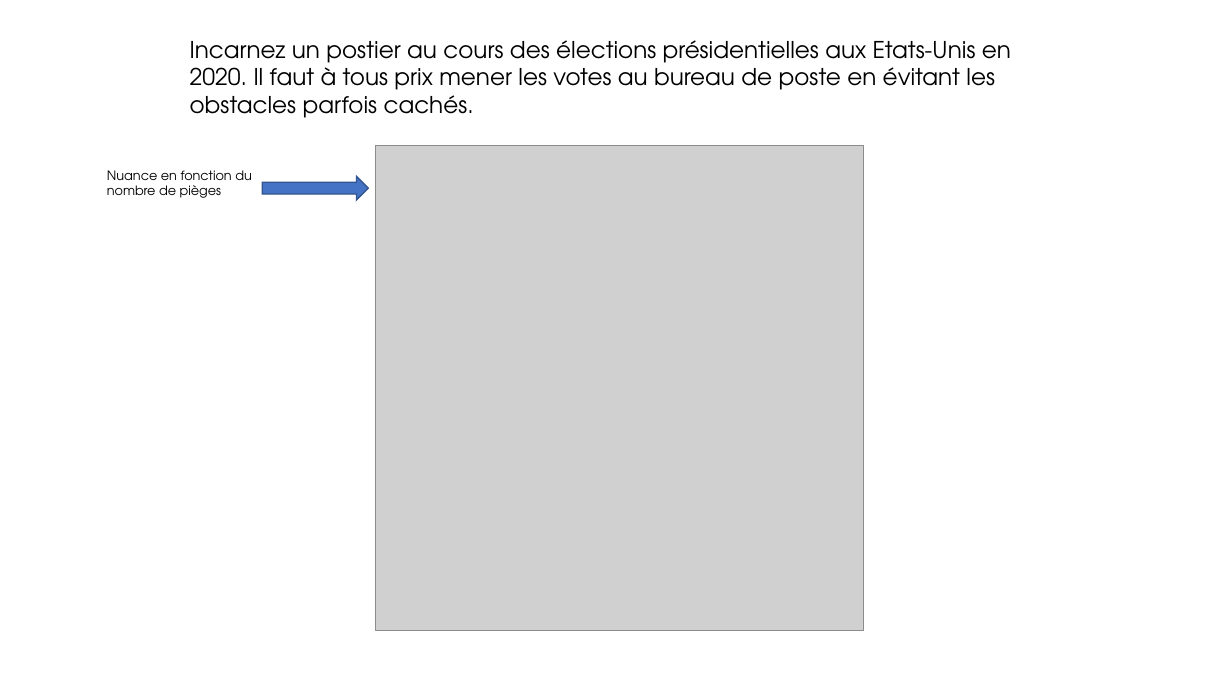
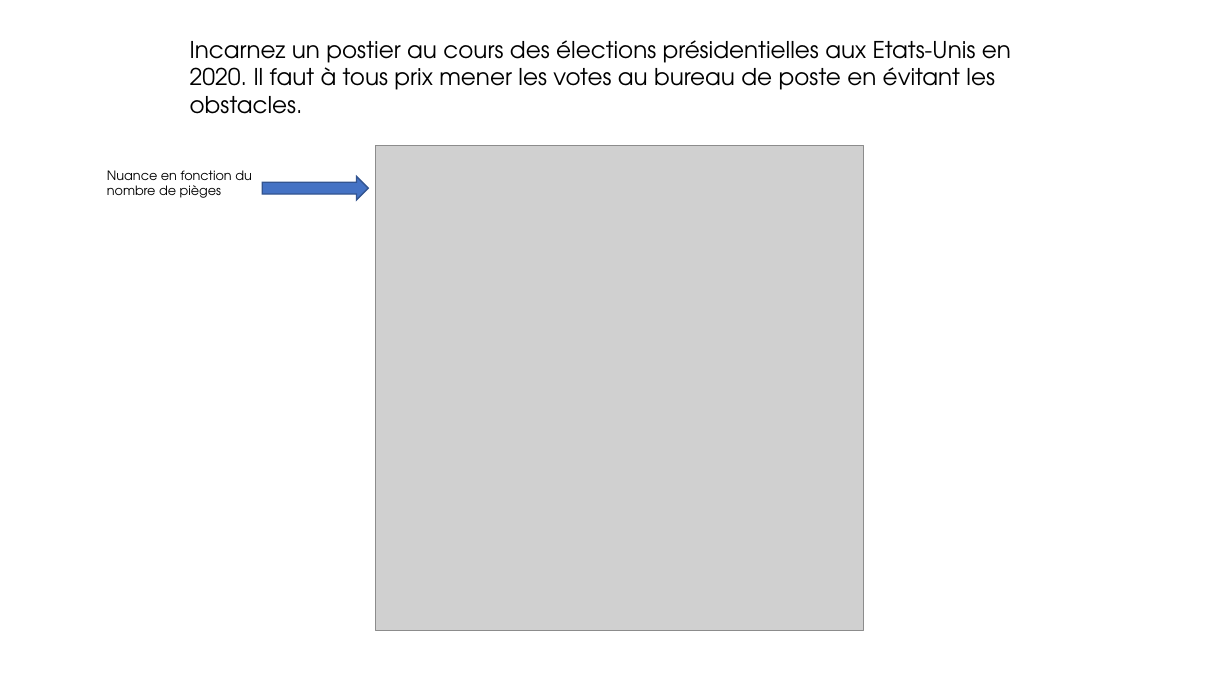
Before and after one commit to HenriVlrd/OBG20201_postal_square, a slide deck: slide 2 of Pitch_01.pptx. Drawn at 1232x693 pixels with LibreOffice and Linux fonts; fonts in the diff are those of the drawing; grey boxes stand for pictures; background and template pictures are left out. Boxes give left, top, right and bottom in pixels: in the first picture for what was removed or moved away, otherwise in the second. Text is boxed around its words. In the diff, an @@ line names an element or a change of style, - is before the commit and + after.

```diff
--- a/Pitch_01.pptx
+++ b/Pitch_01.pptx
@@ text at (x1=190, y1=40, x2=1011, y2=114): text changed @@
-Incarnez un postier au cours des élections présidentielles aux Etats-Unis en 2020. Il faut à tous prix mener les votes au bureau de poste en évitant les obstacles parfois cachés.
+Incarnez un postier au cours des élections présidentielles aux Etats-Unis en 2020. Il faut à tous prix mener les votes au bureau de poste en évitant les obstacles.
```
Also in this commit, not shown: 1 other slide changed.
